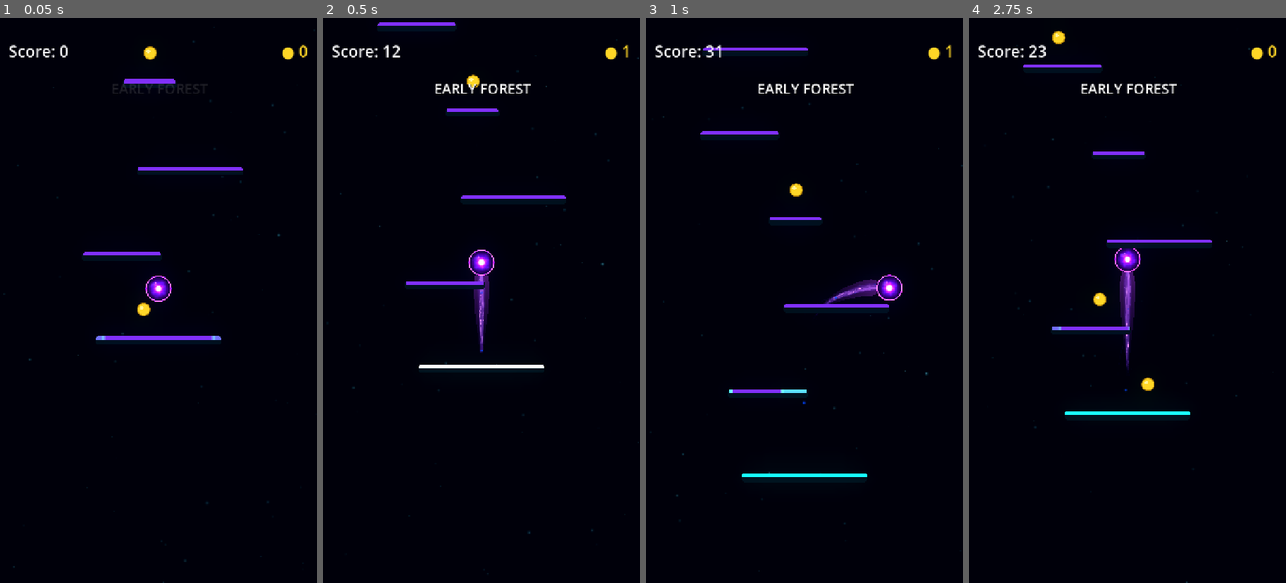
Above: before the commit, frames 1-4 (left to right).
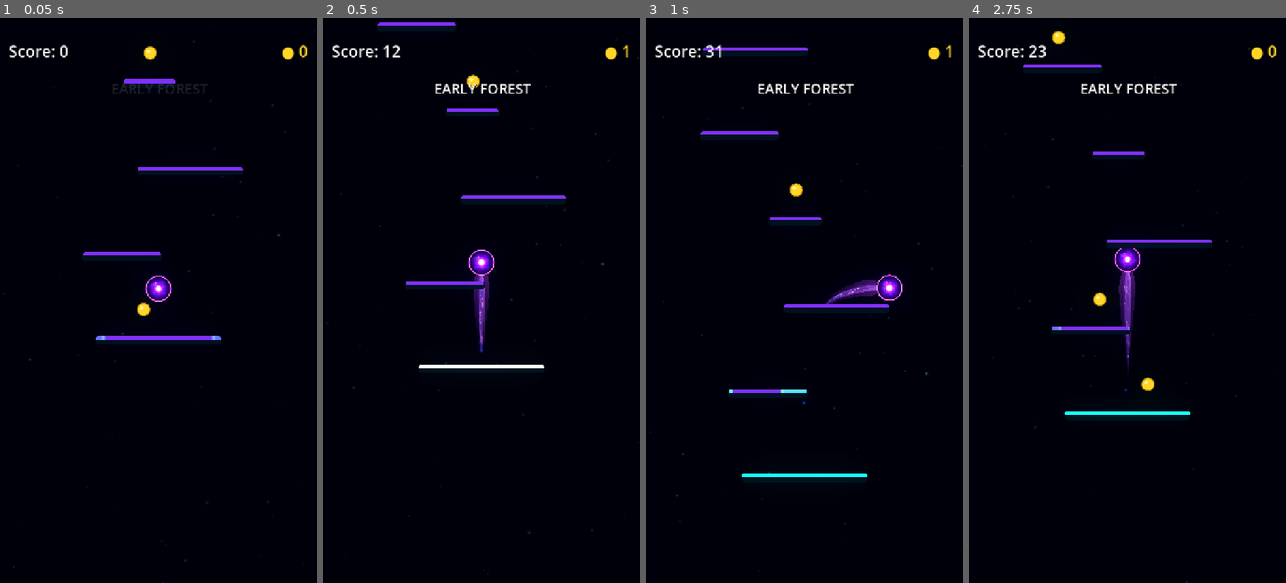
Above: after the commit, the same moments.

Repository: Kryodo/TowerJump
Game: Godot game, scene res://scenes/main.tscn
Two runs of this game, one before a commit and one after it. Both use one fixed random seed, a clock stepped at 60 frames per second and the inputs below.
Inputs (mouse positions are in pixels of both pictures, inside the frame that each line leads up to):
- Up to frame 1 (0.05 s): no input
- Up to frame 2 (0.5 s): no input
- Up to frame 3 (1 s): move the mouse to (874, 272) at 0.52 s; hold Right (ui_right) from 0.53 s (still down); click (874, 272) at 0.67 s
- Up to frame 4 (2.75 s): release Right (ui_right) at 1.25 s; drag from (1064, 328) to (1117, 193) at 1.27 s; click "Nochmal spielen" at 2 s

Frame 1 is identical in both runs. In frame 2, 0.1% of the frame differs, in the area x 47-53%, y 45-59%; in frame 3, less than 0.1%; in frame 4, 0.2%, in the area x 47-53%, y 45-63%.

Commit message:
Keep comet trail alive at apex and extend wisps

Diff:
--- a/scripts/ball_trail.gd
+++ b/scripts/ball_trail.gd
@@ -81,12 +81,41 @@
 	_energy_line.clear_points()
 	_trail_aura.clear_points()
 
-	for point in _points:
+	# Rebuild the stream every frame with a tiny animated lateral drift.
+	# This keeps the energy alive at the jump apex even when the ball itself
+	# has almost no velocity and no new trail samples are being collected.
+	for i in range(_points.size()):
+		var point: Vector2 = _get_animated_trail_point(i)
 		_energy_line.add_point(_energy_line.to_local(point))
 		_trail_aura.add_point(_trail_aura.to_local(point))
 
-	_update_wisp_line(_wisp_left, 1.0, 6.5, 0.3)
-	_update_wisp_line(_wisp_right, -1.0, 9.0, 2.0)
+	_update_wisp_line(_wisp_left, 1.0, 11.0, 0.3)
+	_update_wisp_line(_wisp_right, -1.0, 14.0, 2.0)
+
+
+func _get_animated_trail_point(index: int) -> Vector2:
+	var point: Vector2 = _points[index]
+	if _points.size() < 3:
+		return point
+
+	var tangent: Vector2
+	if index < _points.size() - 1:
+		tangent = point - _points[index + 1]
+	else:
+		tangent = _points[index - 1] - point
+
+	if tangent.length_squared() < 0.001:
+		return point
+
+	tangent = tangent.normalized()
+	var perpendicular := Vector2(-tangent.y, tangent.x)
+	var t: float = float(index) / float(_points.size() - 1)
+	var envelope: float = smoothstep(0.02, 0.32, t)
+	var wave: float = sin(_trail_time * 2.1 - t * 8.0)
+	var secondary_wave: float = sin(_trail_time * 1.25 + t * 5.5 + 0.8)
+	var drift: float = (wave * 0.7 + secondary_wave * 0.3) * (0.5 + 1.8 * t) * envelope
+
+	return point + perpendicular * drift
 
 
 func _update_wisp_line(
@@ -101,13 +130,14 @@
 
 	var denominator: float = float(_points.size() - 1)
 	for i in range(_points.size()):
-		var point: Vector2 = _points[i]
+		var raw_point: Vector2 = _points[i]
+		var point: Vector2 = _get_animated_trail_point(i)
 		var tangent: Vector2
 
 		if i < _points.size() - 1:
-			tangent = point - _points[i + 1]
+			tangent = raw_point - _points[i + 1]
 		else:
-			tangent = _points[i - 1] - point
+			tangent = _points[i - 1] - raw_point
 
 		if tangent.length_squared() < 0.001:
 			line.add_point(line.to_local(point))
@@ -116,9 +146,11 @@
 		tangent = tangent.normalized()
 		var perpendicular := Vector2(-tangent.y, tangent.x)
 		var t: float = float(i) / denominator
-		var envelope: float = smoothstep(0.0, 0.38, t)
+		var envelope: float = smoothstep(0.0, 0.24, t)
 		var sway: float = sin(_trail_time * 0.75 + t * 5.8 + phase)
-		var drift: float = (3.0 + amplitude * sway) * envelope * t
+		# Keep each wisp on its own side while varying its offset, rather than
+		# allowing rapid oscillation to make the wisps swap sides.
+		var drift: float = (4.0 + amplitude * 0.35 * (1.0 + sway)) * envelope * t
 		var offset: Vector2 = perpendicular * side * drift * wisp_strength
 
 		line.add_point(line.to_local(point + offset))
